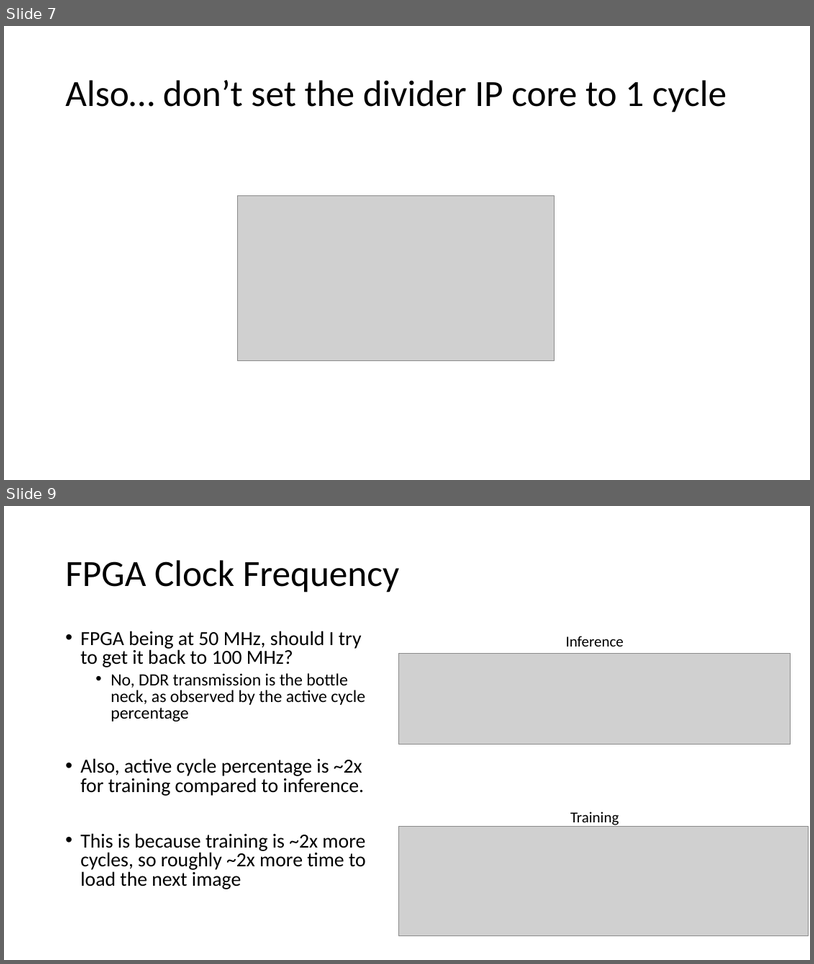
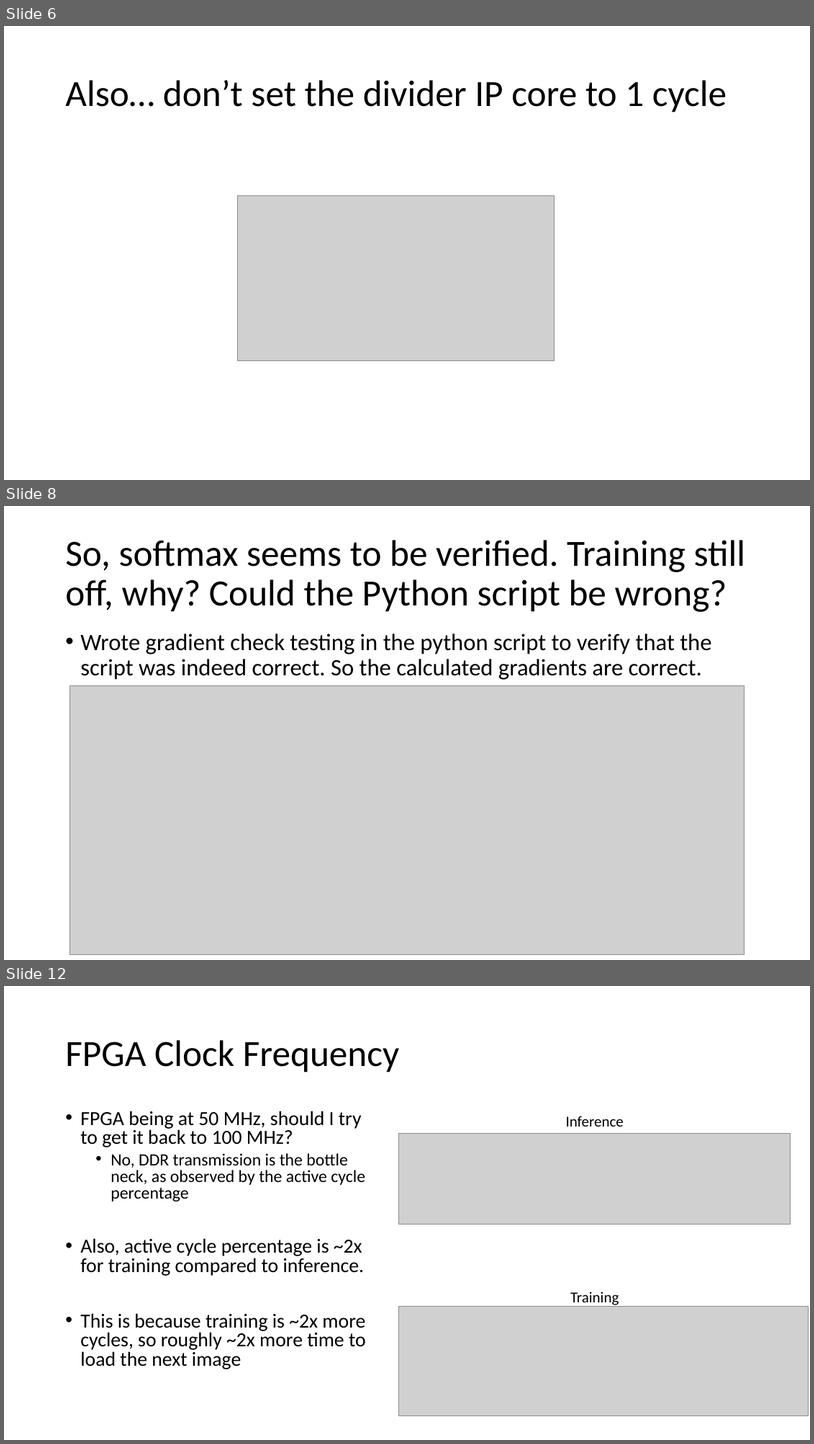
Before and after one commit to erikgroving/NeuralNetworkHardwareAccelerator, a slide deck: WeeklyPresentations/update12_06_13.pptx. Shown one above the other, each under a label of ours: slides 7 and 9 before the commit, slides 6, 8 and 12 after it; the slides between them are not shown. The pictures are 814x964 and 814x1444 pixels, drawn with LibreOffice and Linux fonts; fonts in the diff are those of the drawing; grey boxes stand for pictures. Boxes give left, top, right and bottom in pixels: in the first picture for what was removed or moved away, otherwise in the second. Text is boxed around its words. In the diff, an @@ line names an element or a change of style, - is before the commit and + after.

```diff
--- a/WeeklyPresentations/update12_06_13.pptx
+++ b/WeeklyPresentations/update12_06_13.pptx
@@ slide 8 added at (x1=4, y1=506, x2=810, y2=960), background #FFFFFF @@
@@ title added at (x1=65, y1=540, x2=746, y2=612), 44 pt, text #000000 @@
+So, softmax seems to be verified. Training still off, why? Could the Python script be wrong?
@@ text added at (x1=80, y1=633, x2=712, y2=680), 28 pt, text #000000 @@
+• Wrote gradient check testing in the python script to verify that the script was indeed correct. So the calculated gradients are correct.
@@ picture added at (x1=70, y1=686, x2=744, y2=955) @@
@@ what was slide 7 is now slide 6 @@
@@ what was slide 9 is now slide 12 @@
```
Also in this commit, not shown: 4 slides changed, 2 other slides added, 1 other file.
